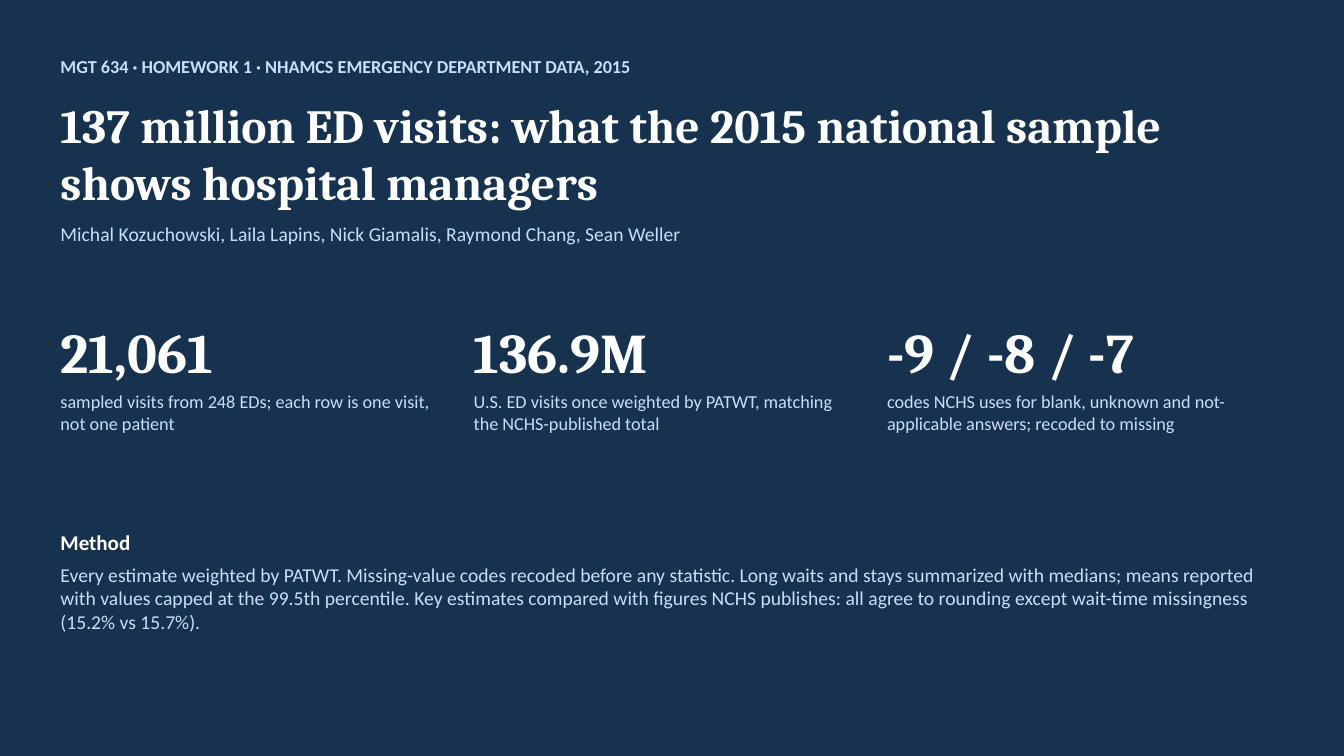
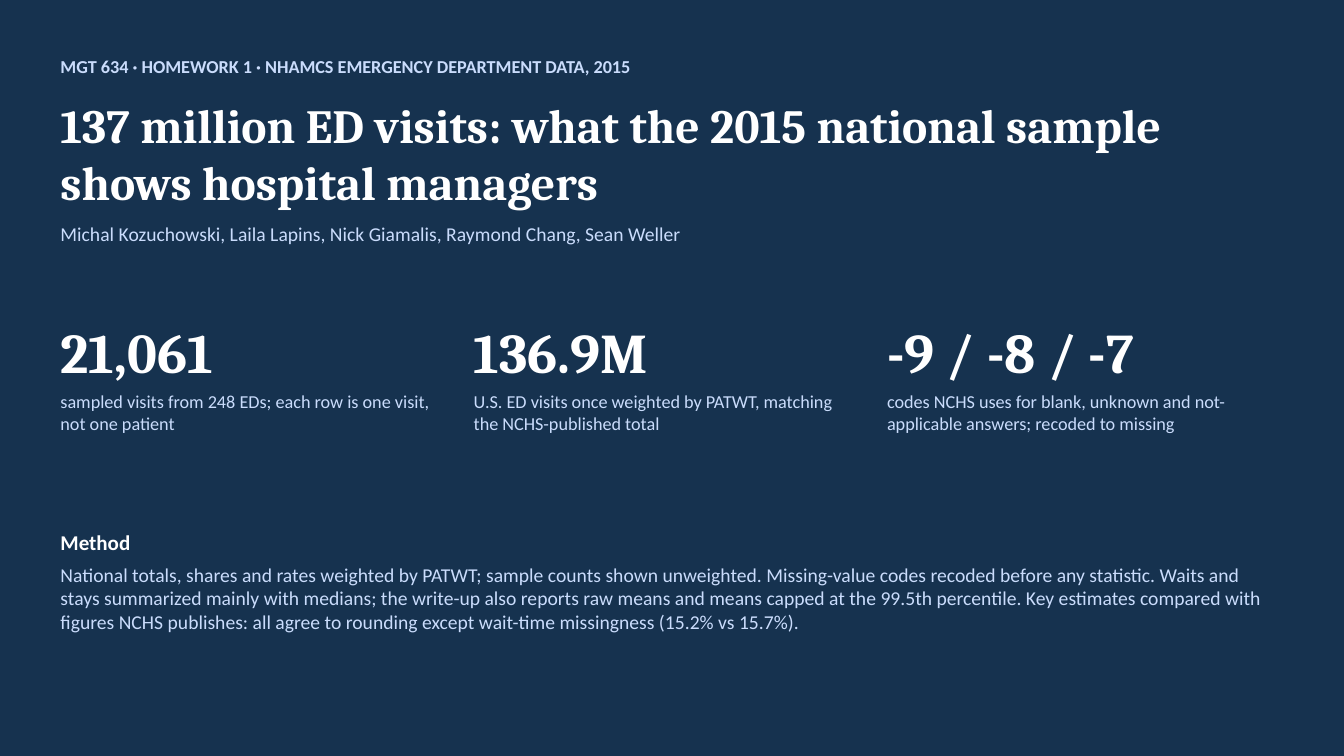
Before and after one commit to MichalKozuchowski/EmpiricalStrategy, a slide deck: slide 1 of hw1/report/MGT634_HW1_NHAMCS_slides.pptx. Drawn at 1344x756 pixels with LibreOffice and Linux fonts; fonts in the diff are those of the drawing. Boxes give left, top, right and bottom in pixels: in the first picture for what was removed or moved away, otherwise in the second. Text is boxed around its words. In the diff, an @@ line names an element or a change of style, - is before the commit and + after.

```diff
--- a/hw1/report/MGT634_HW1_NHAMCS_slides.pptx
+++ b/hw1/report/MGT634_HW1_NHAMCS_slides.pptx
@@ text at (x1=60, y1=568, x2=1260, y2=633): text changed @@
-Every estimate weighted by PATWT. Missing-value codes recoded before any statistic. Long waits and stays summarized with medians; means reported with values capped at the 99.5th percentile. Key estimates compared with figures NCHS publishes: all agree to rounding except wait-time missingness (15.2% vs 15.7%).
+National totals, shares and rates weighted by PATWT; sample counts shown unweighted. Missing-value codes recoded before any statistic. Waits and stays summarized mainly with medians; the write-up also reports raw means and means capped at the 99.5th percentile. Key estimates compared with figures NCHS publishes: all agree to rounding except wait-time missingness (15.2% vs 15.7%).
```
Also in this commit, not shown: 4 other slides changed, 5 other files.
